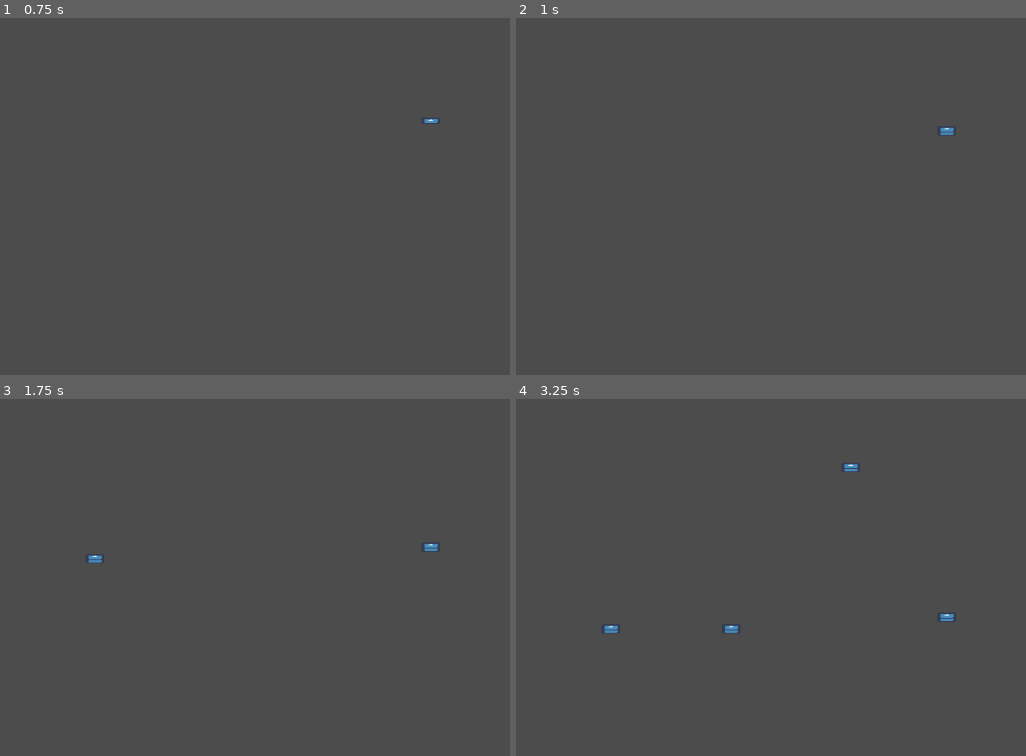
Above: before the commit, frames 1-4 (two rows, left to right).
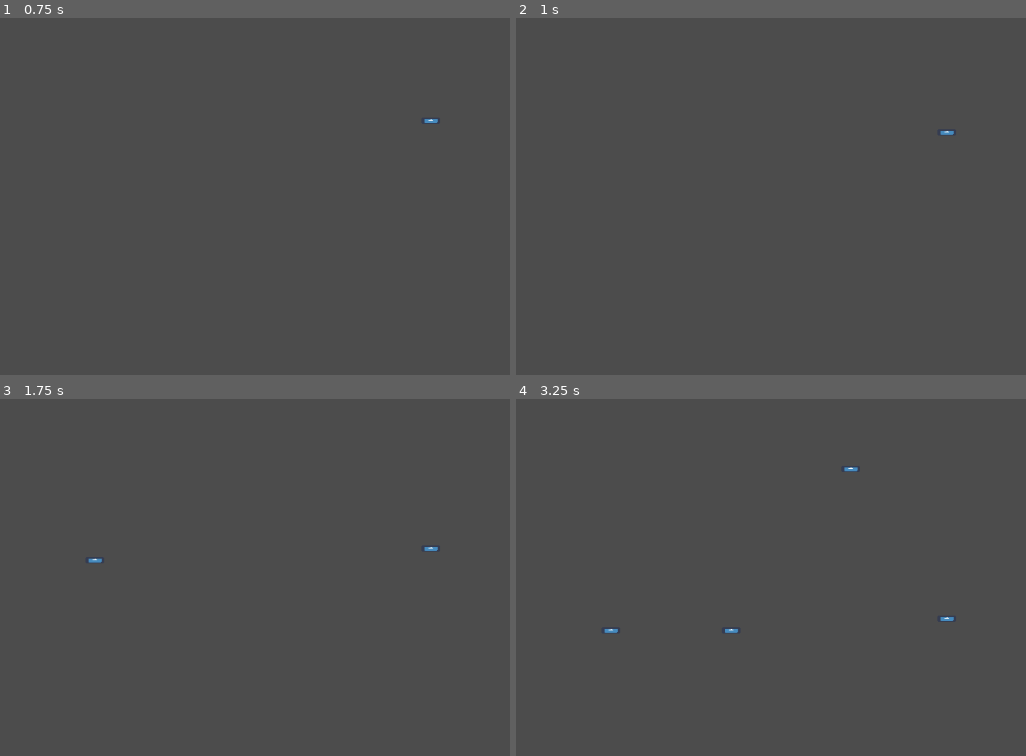
Above: after the commit, the same moments.

Repository: Struckdown/oohgamejam2020
Game: Godot game, scene res://Scenes/World.tscn
The game is run twice, just before and just after one commit, with the same random seed, the same clock (stepped at 60 frames per second) and the same inputs. Before the commit the project has no main scene; this scene is started directly in both runs. The engine's default icon, where the game draws it, is replaced by a stand-in: a white triangle on a blue panel in a dark square.
Inputs (mouse positions are in pixels of both pictures, inside the frame that each line leads up to):
- Up to frame 1 (0.75 s): tap Enter at 0.5 s; move the mouse to (433, 117) at 0.52 s; click (433, 117) at 0.67 s
- Up to frame 2 (1 s): no input
- Up to frame 3 (1.75 s): move the mouse to (96, 545) at 1.27 s; click (96, 545) at 1.42 s
- Up to frame 4 (3.25 s): move the mouse to (852, 420) at 2.02 s; click (852, 420) at 2.17 s; move the mouse to (730, 616) at 2.77 s; click (730, 616) at 2.92 s

Frame 1 is identical in both runs. In frame 2, less than 0.1% of the frame differs, in the area x 83-86%, y 30-33%; in frame 3, less than 0.1%; in frame 4, 0.2%, in the area x 17-86%, y 18-65%.

Commit message:
Added pellet and money support
Added general world node

Diff:
--- a/src/Scenes/World.tscn
+++ b/src/Scenes/World.tscn
@@ -1,9 +1,7 @@
-[gd_scene load_steps=3 format=2]
+[gd_scene load_steps=2 format=2]
 
-[ext_resource path="res://Scripts/MouseManager.gd" type="Script" id=1]
 [ext_resource path="res://Scenes/MouseManager.tscn" type="PackedScene" id=2]
 
 [node name="World" type="Node2D"]
-script = ExtResource( 1 )
 
 [node name="MouseManager" parent="." instance=ExtResource( 2 )]
--- a/src/Scripts/GameManager.gd
+++ b/src/Scripts/GameManager.gd
@@ -1,11 +1,7 @@
 # Handles the logic of what the mouse does when clicking
 extends Node
 
-
-# Declare member variables here. Examples:
-# var a = 2
-# var b = "text"
-
+var currency = 100
 
 # Called when the node enters the scene tree for the first time.
 func _ready():
--- a/src/Scripts/MouseManager.gd
+++ b/src/Scripts/MouseManager.gd
@@ -1,17 +1,26 @@
 # Handles the logic of what the mouse does when clicking
 extends Node
 
-var mouseState
-enum {SELLING, FEED_BASIC, FEED_SPECIAL}
+var mouseState = SELLING
+enum {SELLING, FEED}
 
-
+func _ready():
+	mouseState = FEED
 
 func _input(event):
 	# Mouse in viewport coordinates
 	if event is InputEventMouseButton:
-		print("Mouse Click/Unclick at: ", event.position)
+		if not(event.pressed and event.button_index == 1):	# Return if not left click
+			return
 		#IF VALID POSITION #TODO
-		spawnPellet(event.position)
+		match mouseState:
+			SELLING:
+				pass
+			FEED:
+				if checkIfCanAffordPellet(1):
+					spawnPellet(event.position)
+			_:
+				print("Invalid mouse state")
 
    #elif event is InputEventMouseMotion:
 	#   print("Mouse Motion at: ", event.position)
@@ -19,10 +28,13 @@
    # Print the size of the viewport
    #print("Viewport Resolution is: ", get_viewport_rect().size)
 
+func checkIfCanAffordPellet(cost):
+	return cost <= GameManager.currency
 
 func spawnPellet(location):
+	GameManager.currency -= 1
+	print("You now have " + str(GameManager.currency) + "money left")
 	var scene = load("res://Scenes/Pellet.tscn")
 	var pellet = scene.instance()
 	get_parent().add_child(pellet)
 	pellet.position = location
-	print("Pellet spawned")
--- a/src/project.godot
+++ b/src/project.godot
@@ -16,7 +16,12 @@
 [application]
 
 config/name="oohgamejam2020"
+run/main_scene="res://Scenes/World.tscn"
 config/icon="res://icon.png"
+
+[autoload]
+
+GameManager="*res://Scripts/GameManager.gd"
 
 [rendering]
 
